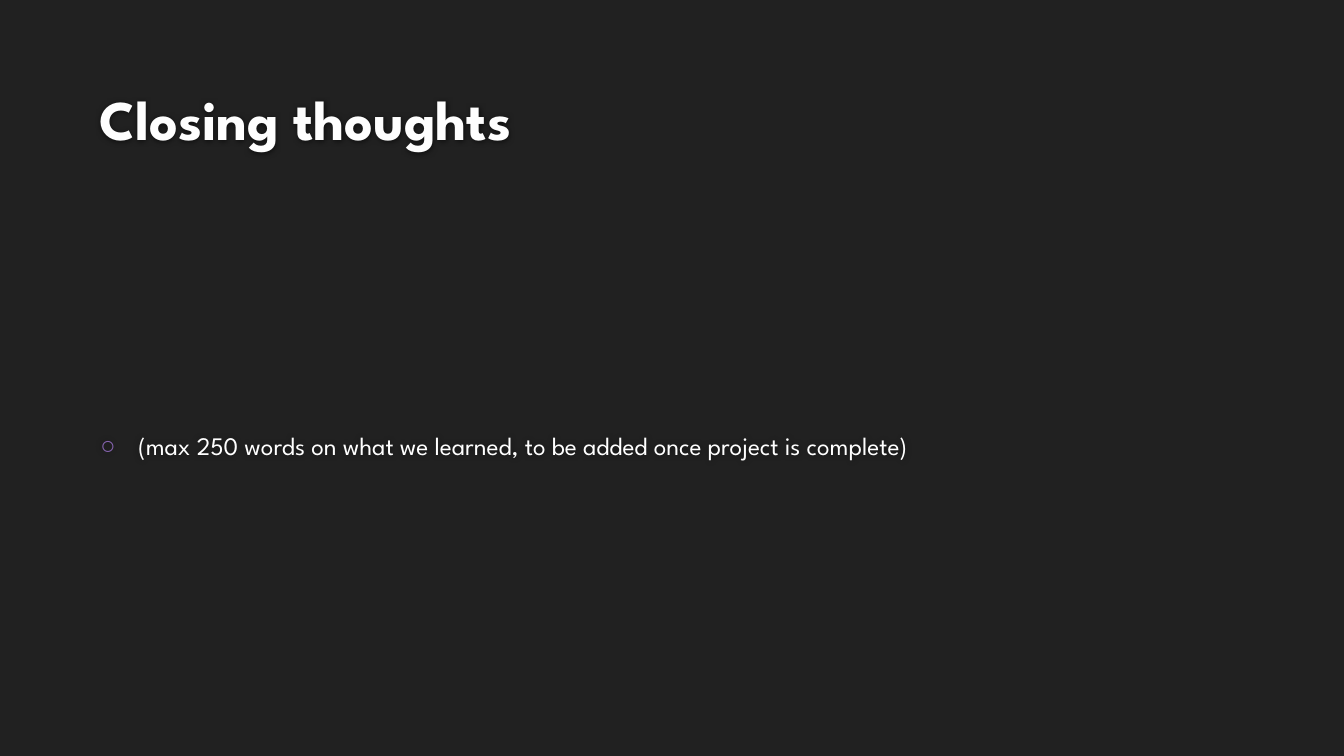
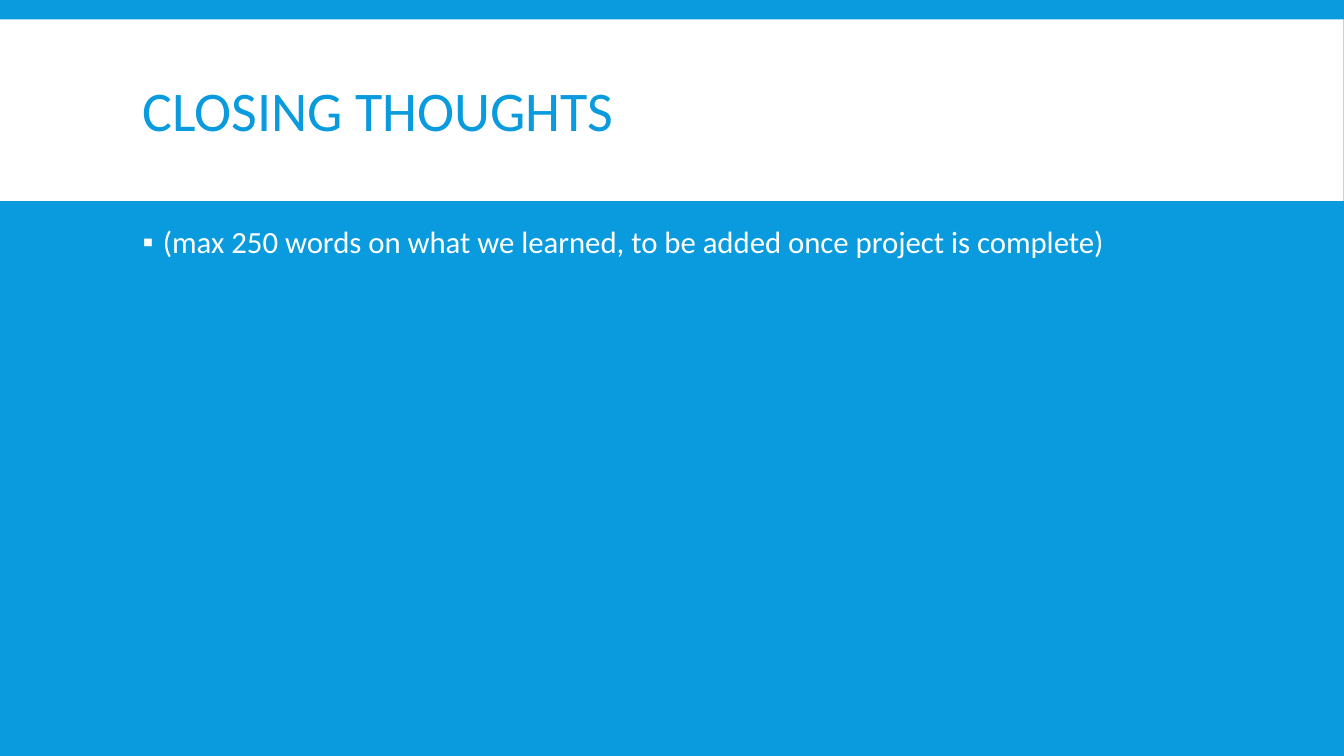
Before and after one commit to LittleDinoCake/CF-Project, a slide deck: slide 16 of Presentation.pptx (slide 14 before the commit). Drawn at 1344x756 pixels with LibreOffice and Linux fonts; fonts in the diff are those of the drawing; background and template pictures are left out. Boxes give left, top, right and bottom in pixels: in the first picture for what was removed or moved away, otherwise in the second. Text is boxed around its words. In the diff, an @@ line names an element or a change of style, - is before the commit and + after.

```diff
--- a/Presentation.pptx
+++ b/Presentation.pptx
@@ background #212121 to #099BDD @@
@@ rectangle added at box(0, 19, 1344, 201), fill #FFFFFF @@
@@ title "CLOSING THOUGHTS" at box(143, 94, 614, 132): vertical alignment bottom to middle @@
@@ title at box(143, 94, 614, 132): text changed; font League Spartan to Calibri; text colour #FEFEFE to #099BDD; bold off @@
-Closing thoughts
+CLOSING THOUGHTS
@@ text "(max 250 words on what ...": place and size @@
-text "(max 250 words on what ..." at box(138, 437, 907, 461)
+text "(max 250 words on what ..." at box(163, 230, 1103, 259)
@@ text "(max 250 words on what ..." at box(163, 230, 1103, 259): size 18 to 22 pt, font League Spartan to Calibri; bullet ○ to ▪; line spacing 1 to 0.9; more space between paragraphs; bullet colour #8664B0 to #FFFFFF; vertical alignment middle to top @@
```
Also in this commit, not shown: 11 other slides changed, 4 slides added, 2 slides removed.
